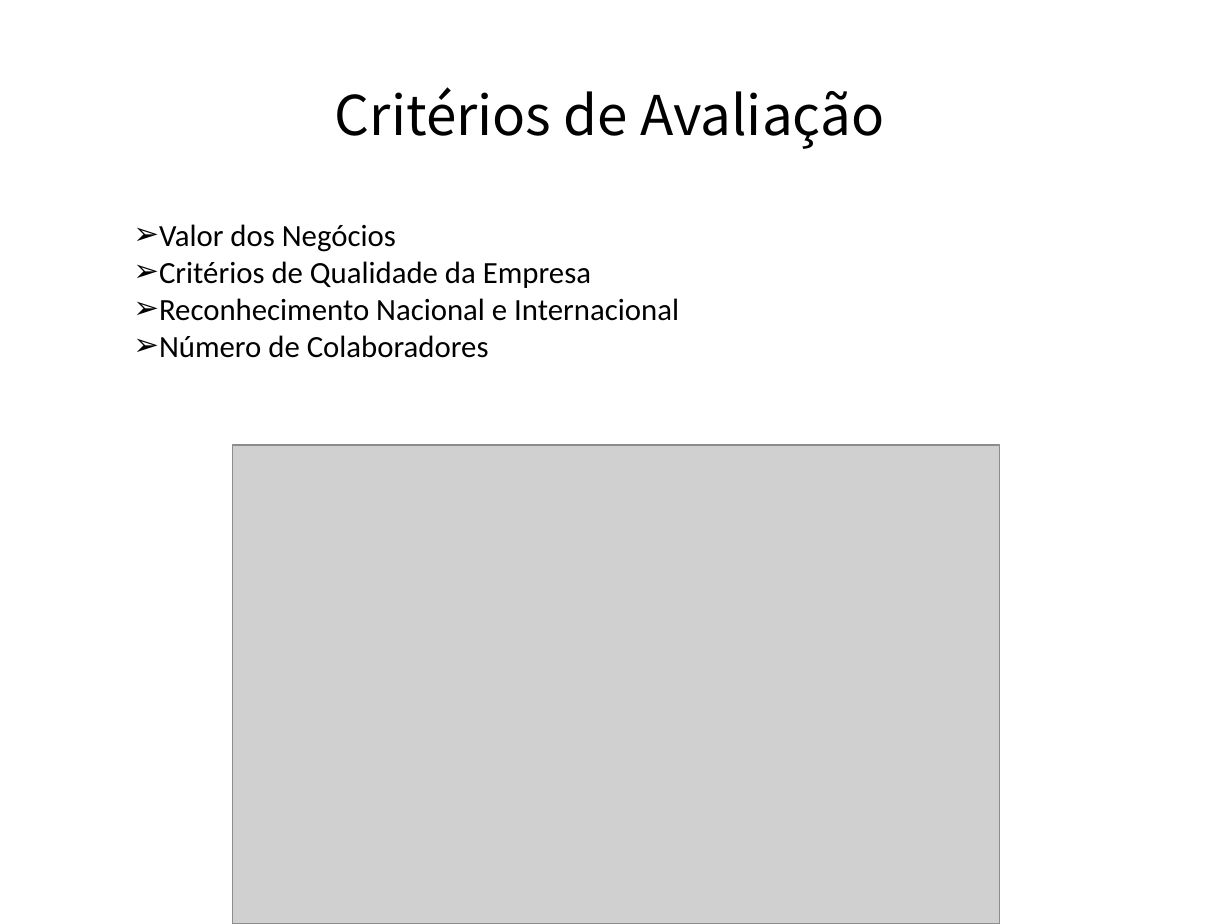
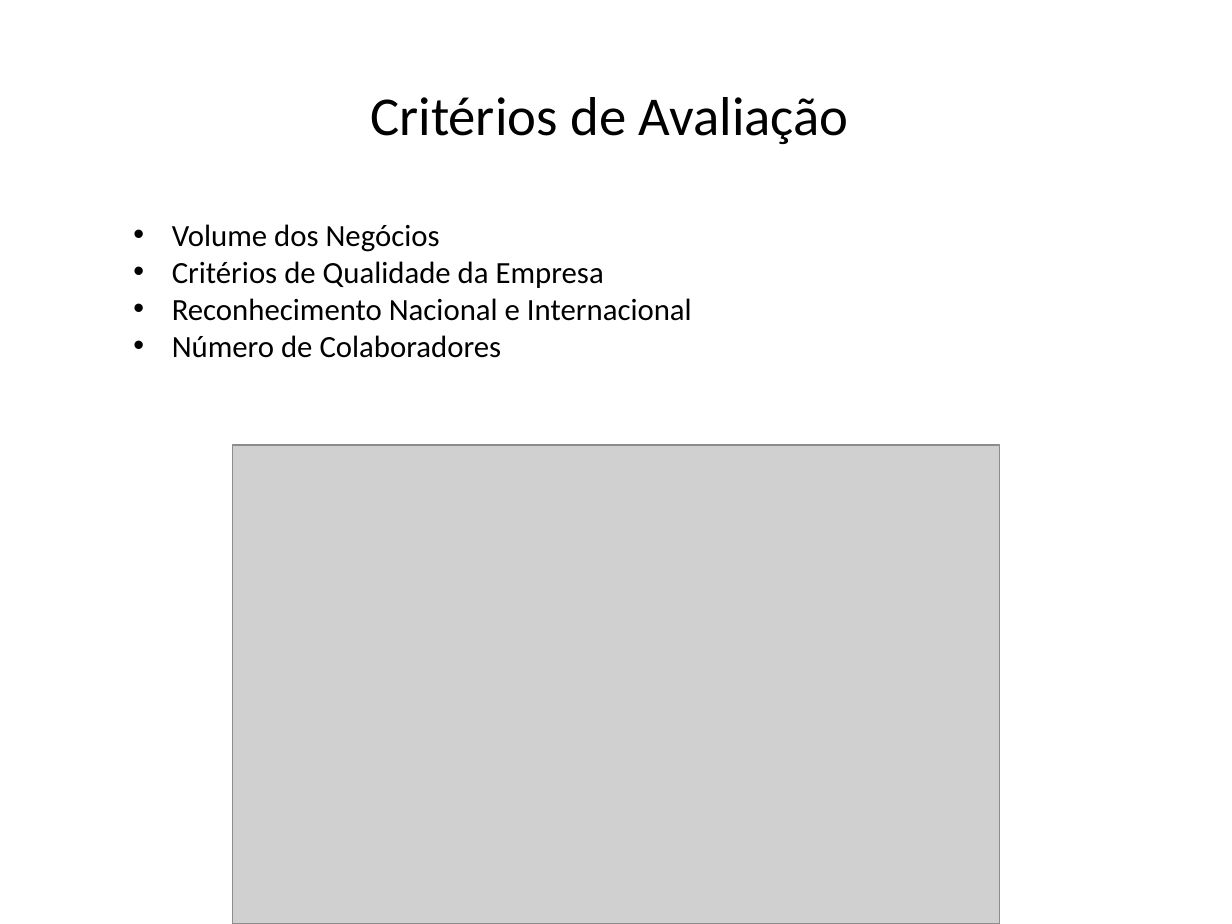
Before and after one commit to afonsoni/Micro-Projeto, a slide deck: slide 4 of 5 Principais Industrias Transformadoras do Porto.pptx. Drawn at 1232x924 pixels with LibreOffice and Linux fonts; fonts in the diff are those of the drawing; grey boxes stand for pictures. Boxes give left, top, right and bottom in pixels: in the first picture for what was removed or moved away, otherwise in the second. Text is boxed around its words. In the diff, an @@ line names an element or a change of style, - is before the commit and + after.

```diff
--- a/5 Principais Industrias Transformadoras do Porto.pptx
+++ b/5 Principais Industrias Transformadoras do Porto.pptx
@@ title "Critérios de Avaliação" at (x1=370, y1=97, x2=849, y2=144): font Noto Sans CJK SC to Calibri @@
@@ text at (x1=172, y1=224, x2=440, y2=252): text changed @@
-➢ Valor dos Negócios
+• Volume dos Negócios
@@ text at (x1=172, y1=261, x2=692, y2=358): bullet ➢ to • @@
```
Also in this commit, not shown: 4 other slides changed, 6 slides added.
